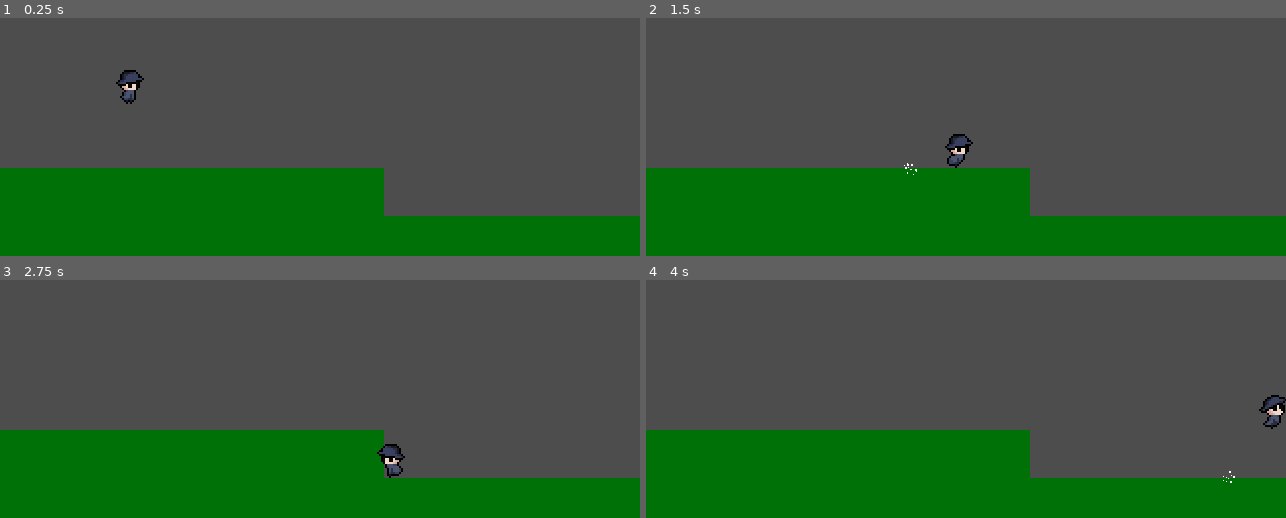
Above: before the commit, frames 1-4 (two rows, left to right).
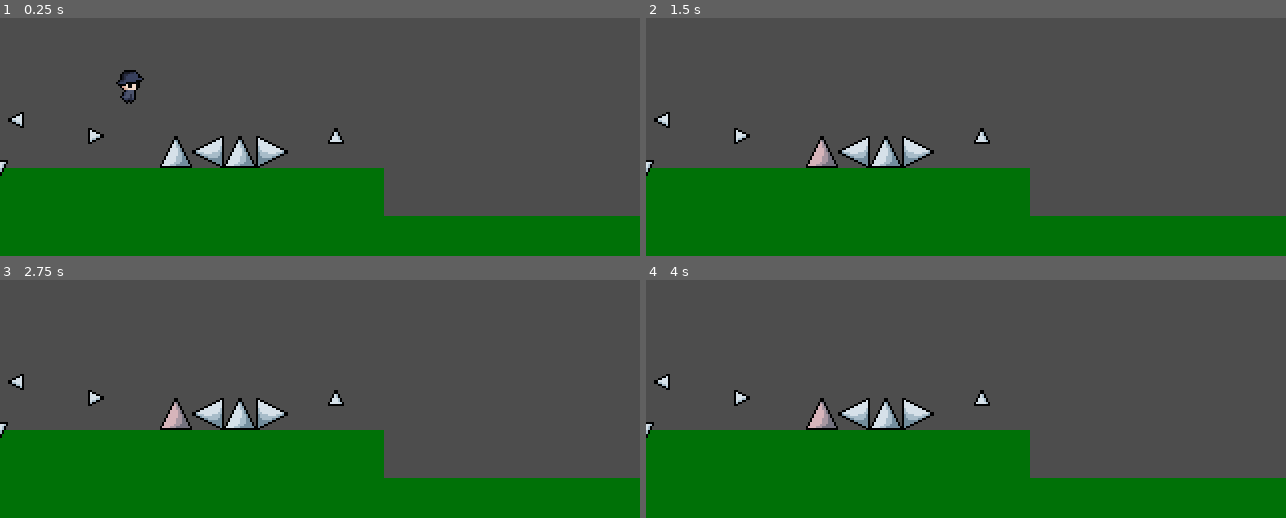
Above: after the commit, the same moments.

Repository: jokw1228/I-Wanna-Be-The-Um
Game: Godot game, scene res://Scenes/DemoScene.tscn
Two runs of this game, one before a commit and one after it. Both use one fixed random seed, a clock stepped at 60 frames per second and the inputs below.
Inputs:
- Up to frame 1 (0.25 s): no input
- Up to frame 2 (1.5 s): hold Right (move_right) from 0.53 s (still down); tap Up (jump) at 0.77 s
- Up to frame 3 (2.75 s): tap Up (jump) at 1.52 s; release Right (move_right) at 2.03 s; hold Left (move_left) from 2.03 s (still down)
- Up to frame 4 (4 s): tap Enter at 2.75 s; release Left (move_left) at 2.78 s; hold Right (move_right) from 2.78 s (still down); tap Up (jump) at 3.02, 3.77 s

The runs differ from the first frame. In frame 1, 1.9% of the frame differs, in the area x 0-54%, y 39-67%; in frame 2, 2.2%; in frame 3, 2.2%; in frame 4, 2.2%, in the area x 0-100%, y 39-86%.

Commit message:
Spike 구현, kill_player 메소드 추가

Diff:
--- a/Scenes/DemoScene.tscn
+++ b/Scenes/DemoScene.tscn
@@ -1,6 +1,13 @@
-[gd_scene load_steps=5 format=3 uid="uid://cqfhnpb7xftpo"]
+[gd_scene load_steps=12 format=3 uid="uid://cqfhnpb7xftpo"]
 
 [ext_resource type="PackedScene" uid="uid://bbm72675nvcda" path="res://Scenes/Player/Player.tscn" id="1_0rt60"]
+[ext_resource type="PackedScene" uid="uid://d3kvujmdn05tj" path="res://Scenes/Spikes/SpikeUp16.tscn" id="2_ef2mr"]
+[ext_resource type="PackedScene" uid="uid://bhamvca4ii6ak" path="res://Scenes/Spikes/SpikeLeft16.tscn" id="3_n1xt5"]
+[ext_resource type="PackedScene" uid="uid://cthvy4nnj76xi" path="res://Scenes/Spikes/SpikeRight16.tscn" id="4_1bo8e"]
+[ext_resource type="PackedScene" uid="uid://dhwk184241m3i" path="res://Scenes/Spikes/SpikeDown8.tscn" id="5_0o7xu"]
+[ext_resource type="PackedScene" uid="uid://c85d3mw7tw21o" path="res://Scenes/Spikes/SpikeLeft8.tscn" id="6_slsff"]
+[ext_resource type="PackedScene" uid="uid://bfc8ff6j13ard" path="res://Scenes/Spikes/SpikeRight8.tscn" id="7_58euu"]
+[ext_resource type="PackedScene" uid="uid://b03qp1gnvrqsl" path="res://Scenes/Spikes/SpikeUp8.tscn" id="8_ktu6m"]
 
 [sub_resource type="RectangleShape2D" id="2"]
 size = Vector2(128, 40)
@@ -51,3 +58,29 @@
 
 [node name="Player" parent="." instance=ExtResource("1_0rt60")]
 position = Vector2(64, 64)
+
+[node name="Spikes" type="Node2D" parent="."]
+
+[node name="SpikeLeft16" parent="Spikes" instance=ExtResource("3_n1xt5")]
+position = Vector2(104, 120)
+
+[node name="SpikeUp16" parent="Spikes" instance=ExtResource("2_ef2mr")]
+position = Vector2(88, 120)
+
+[node name="SpikeRight16" parent="." instance=ExtResource("4_1bo8e")]
+position = Vector2(136, 120)
+
+[node name="SpikeUp16" parent="." instance=ExtResource("2_ef2mr")]
+position = Vector2(120, 120)
+
+[node name="SpikeDown8" parent="." instance=ExtResource("5_0o7xu")]
+position = Vector2(0, 128)
+
+[node name="SpikeLeft8" parent="." instance=ExtResource("6_slsff")]
+position = Vector2(8, 104)
+
+[node name="SpikeRight8" parent="." instance=ExtResource("7_58euu")]
+position = Vector2(48, 112)
+
+[node name="SpikeUp8" parent="." instance=ExtResource("8_ktu6m")]
+position = Vector2(168, 112)
--- a/Scenes/Player/Player.gd
+++ b/Scenes/Player/Player.gd
@@ -380,3 +380,6 @@
 		elif is_moving_side_to_side_state == is_moving_side_to_side_type.STOP:
 			AnimatedSprite2D_node.animation = "idle"
 			UmAnimatedSprite2D_node.animation = "idle"
+
+func kill_player():
+	queue_free()
--- a/Scenes/Player/Player.tscn
+++ b/Scenes/Player/Player.tscn
@@ -105,7 +105,11 @@
 "speed": 5.0
 }]
 
-[node name="Player" type="CharacterBody2D" node_paths=PackedStringArray("AnimatedSprite2D_node", "UmAnimatedSprite2D_node")]
+[sub_resource type="CapsuleShape2D" id="CapsuleShape2D_4mgtw"]
+radius = 4.0
+height = 16.0
+
+[node name="Player" type="CharacterBody2D" node_paths=PackedStringArray("AnimatedSprite2D_node", "UmAnimatedSprite2D_node") groups=["Player"]]
 script = ExtResource("1_r2ilq")
 max_jump_height = 40.0
 min_jump_height = 20.0
@@ -135,5 +139,10 @@
 GroundJumpEffectGenerator_scene = ExtResource("3_bdh1b")
 DoubleJumpEffectGenerator_scene = ExtResource("12_qonmi")
 
+[node name="PlayerArea2D" type="Area2D" parent="." groups=["PlayerArea2D"]]
+
+[node name="CollisionShape2D" type="CollisionShape2D" parent="PlayerArea2D"]
+shape = SubResource("CapsuleShape2D_4mgtw")
+
 [connection signal="hit_ground" from="." to="PlayerEffectHandler" method="_on_player_hit_ground"]
 [connection signal="jumped" from="." to="PlayerEffectHandler" method="_on_player_jumped"]
--- /dev/null
+++ b/Scenes/Spikes/Spike.gd
@@ -0,0 +1,9 @@
+extends Area2D
+class_name Spike
+
+@export var Sprite2D_node: Sprite2D
+
+func _on_area_entered(area):
+	if area.is_in_group("PlayerArea2D"):
+		get_tree().call_group("Player", "kill_player")
+		Sprite2D_node.modulate = Color(1, 0.8, 0.8, 1)
--- /dev/null
+++ b/Scenes/Spikes/SpikeDown16.tscn
@@ -0,0 +1,17 @@
+[gd_scene load_steps=3 format=3 uid="uid://mqh46i0tapbg"]
+
+[ext_resource type="Script" path="res://Scenes/Spikes/Spike.gd" id="1_2dr8g"]
+[ext_resource type="Texture2D" uid="uid://j2fxsih5y307" path="res://Resources/Sprites/Spikes/sprite_spike_down_16.png" id="2_v32jv"]
+
+[node name="SpikeDown16" type="Area2D" node_paths=PackedStringArray("Sprite2D_node")]
+script = ExtResource("1_2dr8g")
+Sprite2D_node = NodePath("Sprite2D")
+
+[node name="Sprite2D" type="Sprite2D" parent="."]
+texture = ExtResource("2_v32jv")
+
+[node name="CollisionPolygon2D" type="CollisionPolygon2D" parent="."]
+position = Vector2(0, 8)
+polygon = PackedVector2Array(-8, -16, 8, -16, 0, 0)
+
+[connection signal="area_entered" from="." to="." method="_on_area_entered"]
--- /dev/null
+++ b/Scenes/Spikes/SpikeDown8.tscn
@@ -0,0 +1,17 @@
+[gd_scene load_steps=3 format=3 uid="uid://dhwk184241m3i"]
+
+[ext_resource type="Script" path="res://Scenes/Spikes/Spike.gd" id="1_yljl8"]
+[ext_resource type="Texture2D" uid="uid://d1j56khjmrxjk" path="res://Resources/Sprites/Spikes/sprite_spike_down_8.png" id="2_xeqbd"]
+
+[node name="SpikeDown8" type="Area2D" node_paths=PackedStringArray("Sprite2D_node")]
+script = ExtResource("1_yljl8")
+Sprite2D_node = NodePath("Sprite2D")
+
+[node name="Sprite2D" type="Sprite2D" parent="."]
+texture = ExtResource("2_xeqbd")
+
+[node name="CollisionPolygon2D" type="CollisionPolygon2D" parent="."]
+position = Vector2(-4, 4)
+polygon = PackedVector2Array(0, -8, 8, -8, 4, 0)
+
+[connection signal="area_entered" from="." to="." method="_on_area_entered"]
--- /dev/null
+++ b/Scenes/Spikes/SpikeLeft16.tscn
@@ -0,0 +1,17 @@
+[gd_scene load_steps=3 format=3 uid="uid://bhamvca4ii6ak"]
+
+[ext_resource type="Script" path="res://Scenes/Spikes/Spike.gd" id="1_vtayg"]
+[ext_resource type="Texture2D" uid="uid://6bvdk4tese3g" path="res://Resources/Sprites/Spikes/sprite_spike_left_16.png" id="2_xnedj"]
+
+[node name="SpikeLeft16" type="Area2D" node_paths=PackedStringArray("Sprite2D_node")]
+script = ExtResource("1_vtayg")
+Sprite2D_node = NodePath("Sprite2D")
+
+[node name="Sprite2D" type="Sprite2D" parent="."]
+texture = ExtResource("2_xnedj")
+
+[node name="CollisionPolygon2D" type="CollisionPolygon2D" parent="."]
+position = Vector2(-8, 0)
+polygon = PackedVector2Array(16, -8, 0, 0, 16, 8)
+
+[connection signal="area_entered" from="." to="." method="_on_area_entered"]
--- /dev/null
+++ b/Scenes/Spikes/SpikeLeft8.tscn
@@ -0,0 +1,17 @@
+[gd_scene load_steps=3 format=3 uid="uid://c85d3mw7tw21o"]
+
+[ext_resource type="Script" path="res://Scenes/Spikes/Spike.gd" id="1_bqk33"]
+[ext_resource type="Texture2D" uid="uid://c476ycdqqcnd0" path="res://Resources/Sprites/Spikes/sprite_spike_left_8.png" id="2_3g6r1"]
+
+[node name="SpikeLeft8" type="Area2D" node_paths=PackedStringArray("Sprite2D_node")]
+script = ExtResource("1_bqk33")
+Sprite2D_node = NodePath("Sprite2D")
+
+[node name="Sprite2D" type="Sprite2D" parent="."]
+texture = ExtResource("2_3g6r1")
+
+[node name="CollisionPolygon2D" type="CollisionPolygon2D" parent="."]
+position = Vector2(-16, 0)
+polygon = PackedVector2Array(20, -4, 12, 0, 20, 4)
+
+[connection signal="area_entered" from="." to="." method="_on_area_entered"]
--- /dev/null
+++ b/Scenes/Spikes/SpikeRight16.tscn
@@ -0,0 +1,17 @@
+[gd_scene load_steps=3 format=3 uid="uid://cthvy4nnj76xi"]
+
+[ext_resource type="Script" path="res://Scenes/Spikes/Spike.gd" id="1_h8h3c"]
+[ext_resource type="Texture2D" uid="uid://c7ltrsfyadt3m" path="res://Resources/Sprites/Spikes/sprite_spike_right_16.png" id="2_0215w"]
+
+[node name="SpikeRight16" type="Area2D" node_paths=PackedStringArray("Sprite2D_node")]
+script = ExtResource("1_h8h3c")
+Sprite2D_node = NodePath("Sprite2D")
+
+[node name="Sprite2D" type="Sprite2D" parent="."]
+texture = ExtResource("2_0215w")
+
+[node name="CollisionPolygon2D" type="CollisionPolygon2D" parent="."]
+position = Vector2(16, 0)
+polygon = PackedVector2Array(-24, -8, -24, 8, -8, 0)
+
+[connection signal="area_entered" from="." to="." method="_on_area_entered"]
--- /dev/null
+++ b/Scenes/Spikes/SpikeRight8.tscn
@@ -0,0 +1,17 @@
+[gd_scene load_steps=3 format=3 uid="uid://bfc8ff6j13ard"]
+
+[ext_resource type="Script" path="res://Scenes/Spikes/Spike.gd" id="1_mruwk"]
+[ext_resource type="Texture2D" uid="uid://c5pt0yh8uvxe0" path="res://Resources/Sprites/Spikes/sprite_spike_right_8.png" id="2_mwau0"]
+
+[node name="SpikeRight8" type="Area2D" node_paths=PackedStringArray("Sprite2D_node")]
+script = ExtResource("1_mruwk")
+Sprite2D_node = NodePath("Sprite2D")
+
+[node name="Sprite2D" type="Sprite2D" parent="."]
+texture = ExtResource("2_mwau0")
+
+[node name="CollisionPolygon2D" type="CollisionPolygon2D" parent="."]
+position = Vector2(-16, 0)
+polygon = PackedVector2Array(12, -4, 12, 4, 20, 0)
+
+[connection signal="area_entered" from="." to="." method="_on_area_entered"]
--- /dev/null
+++ b/Scenes/Spikes/SpikeUp16.tscn
@@ -0,0 +1,17 @@
+[gd_scene load_steps=3 format=3 uid="uid://d3kvujmdn05tj"]
+
+[ext_resource type="Script" path="res://Scenes/Spikes/Spike.gd" id="1_vunt3"]
+[ext_resource type="Texture2D" uid="uid://dgr3bxnc608p6" path="res://Resources/Sprites/Spikes/sprite_spike_up_16.png" id="2_yvwa5"]
+
+[node name="SpikeUp16" type="Area2D" node_paths=PackedStringArray("Sprite2D_node")]
+script = ExtResource("1_vunt3")
+Sprite2D_node = NodePath("Sprite2D")
+
+[node name="Sprite2D" type="Sprite2D" parent="."]
+texture = ExtResource("2_yvwa5")
+
+[node name="CollisionPolygon2D" type="CollisionPolygon2D" parent="."]
+position = Vector2(0, 8)
+polygon = PackedVector2Array(0, -16, 0, -16, -8, 0, 8, 0)
+
+[connection signal="area_entered" from="." to="." method="_on_area_entered"]
--- /dev/null
+++ b/Scenes/Spikes/SpikeUp8.tscn
@@ -0,0 +1,17 @@
+[gd_scene load_steps=3 format=3 uid="uid://b03qp1gnvrqsl"]
+
+[ext_resource type="Script" path="res://Scenes/Spikes/Spike.gd" id="1_u3s62"]
+[ext_resource type="Texture2D" uid="uid://c38nvyrgoe4xu" path="res://Resources/Sprites/Spikes/sprite_spike_up_8.png" id="2_6nk0o"]
+
+[node name="SpikeUp8" type="Area2D" node_paths=PackedStringArray("Sprite2D_node")]
+script = ExtResource("1_u3s62")
+Sprite2D_node = NodePath("Sprite2D")
+
+[node name="Sprite2D" type="Sprite2D" parent="."]
+texture = ExtResource("2_6nk0o")
+
+[node name="CollisionPolygon2D" type="CollisionPolygon2D" parent="."]
+position = Vector2(-16, 0)
+polygon = PackedVector2Array(16, -4, 12, 4, 20, 4)
+
+[connection signal="area_entered" from="." to="." method="_on_area_entered"]
Not shown: 1 places in Scenes/Player/Player.tscn that only renumber resources
